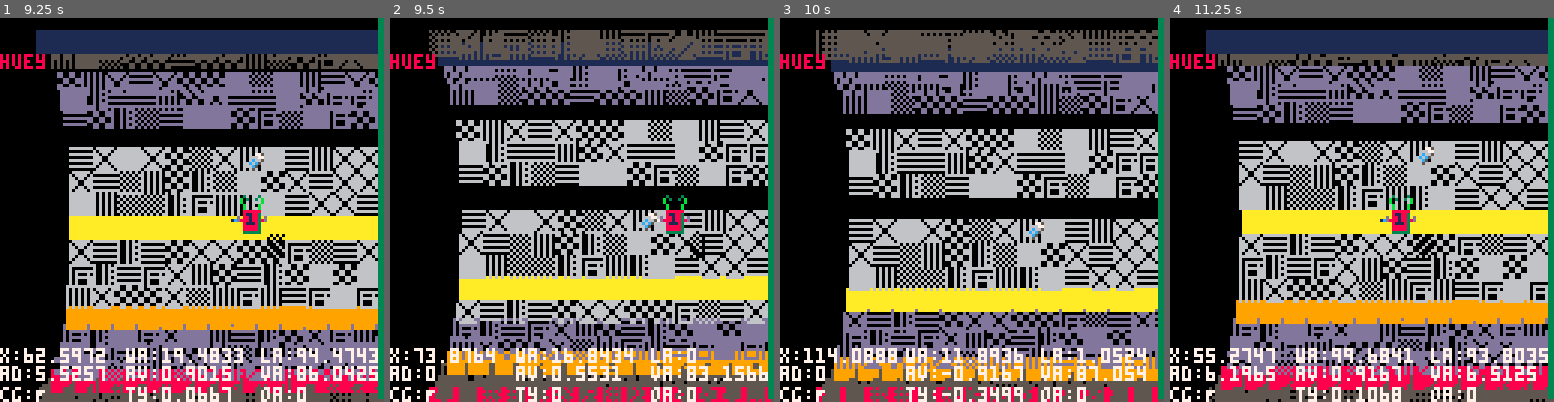
Above: before the commit, frames 1-4 (left to right).
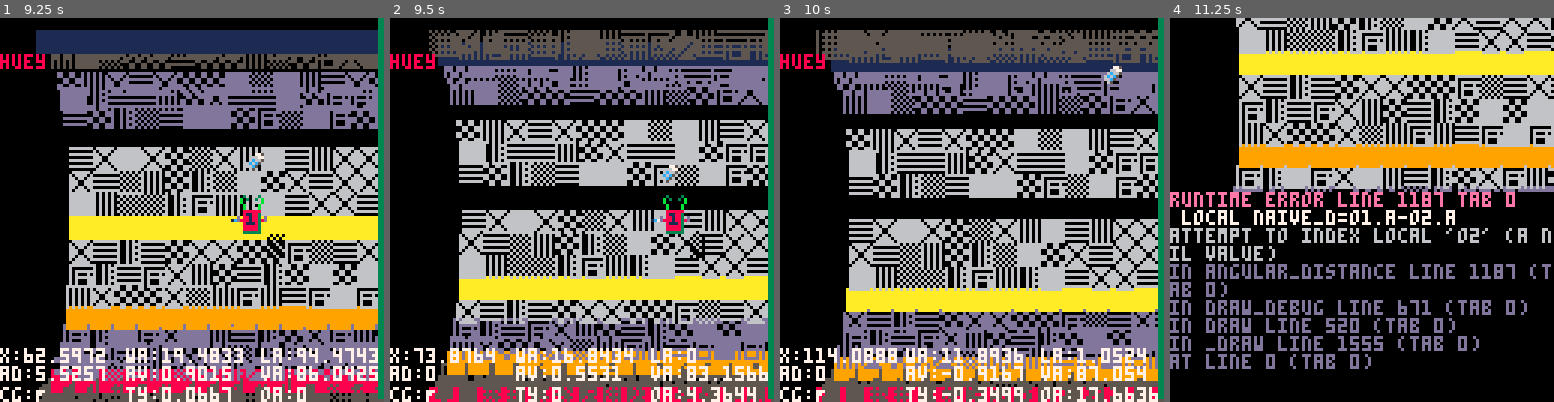
Above: after the commit, the same moments.

Repository: wstephenson/pico8-statlimp
Game: PICO-8 cartridge sl.p8
Same seed, same stepped clock (60 frames per second), same inputs: the game is played once before the commit and once after it.
Inputs:
- Up to frame 1 (9.25 s): tap X (X key) at 0.33, 1.07, 1.85, 2.97, 4.08, 5.2, 6.32, 7.43, 8.55 s; tap O (Z key) at 0.7, 1.7, 2.1, 2.5, 2.9, 3.3, 3.7, 4.1, 4.5, 4.9, 5.3, 5.7, 6.1, 6.5, 6.9, 7.3, 7.7, 8.1, 8.5, 8.9 s; hold Right 1.6-2.1 s; hold Up 2.15-2.42 s; hold Right 2.47-3.03 s; hold Left 3.08-3.58 s; hold Down 3.63-3.97 s; hold Right 4.02-4.68 s; hold Up 4.73-5.03 s; hold Left 5.08-5.68 s; hold Down 5.73-6.03 s; hold Right 6.08-6.58 s; hold Right 6.63-7.13 s; hold Up 7.18-7.45 s; hold Right 7.5-8.07 s; hold Left 8.12-8.62 s; hold Down 8.67-9 s; hold Right from 9.05 s (still down)
- Up to frame 2 (9.5 s): keep holding Right; tap O (Z key) at 9.3 s
- Up to frame 3 (10 s): tap X (X key) at 9.67 s; tap O (Z key) at 9.7 s; release Right at 9.72 s; hold Up from 9.77 s (still down)
- Up to frame 4 (11.25 s): release Up at 10.07 s; tap O (Z key) at 10.1, 10.5, 10.9 s; hold Left 10.12-10.72 s; hold Down 10.77-11.07 s; tap X (X key) at 10.78 s; hold Right from 11.12 s (still down)

Frame 1 is identical in both runs. In frame 2, 0.5% of the frame differs, in the area x 64-96%, y 38-100%; in frame 3, 0.6%; in frame 4, 71%, in the area x 0-100%, y 0-100%.
Error after the commit: runtime error line 1187 tab 0; local naive_d=o1.a-o2.a; attempt to index local 'o2' (a nil value)

Commit message:
Use new grab check function

Diff:
--- a/sl.p8
+++ b/sl.p8
@@ -882,10 +882,10 @@
 	for item in all(self.objects) do
 		-- is it within the grab area
 		-- the grab area is 8 pixels above the drone +- 4
-		self.couldgrab=self:check_grabbable(self,item)
 
 		if(self.object==nil)then
-			if(self.grabbed==true and self:check_collision(self,item))then
+			self.couldgrab=self:check_grabbable(self,item)
+			if(self.grabbed==true and self.couldgrab)then
 				self.object=item
 			end
 		end
